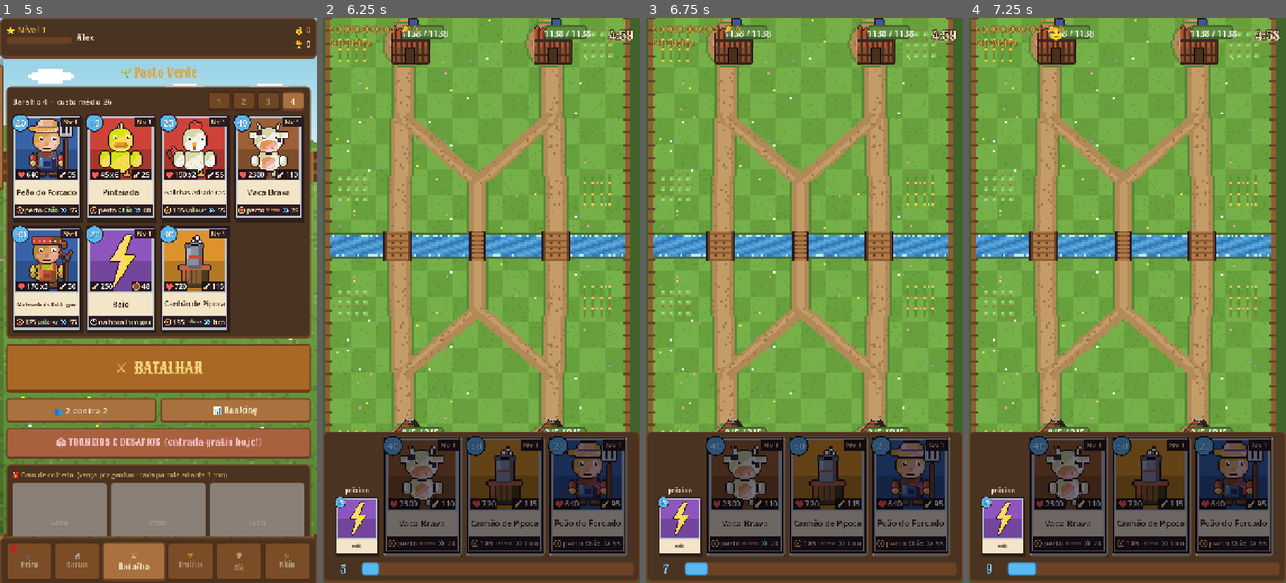
Above: before the commit, frames 1-4 (left to right).
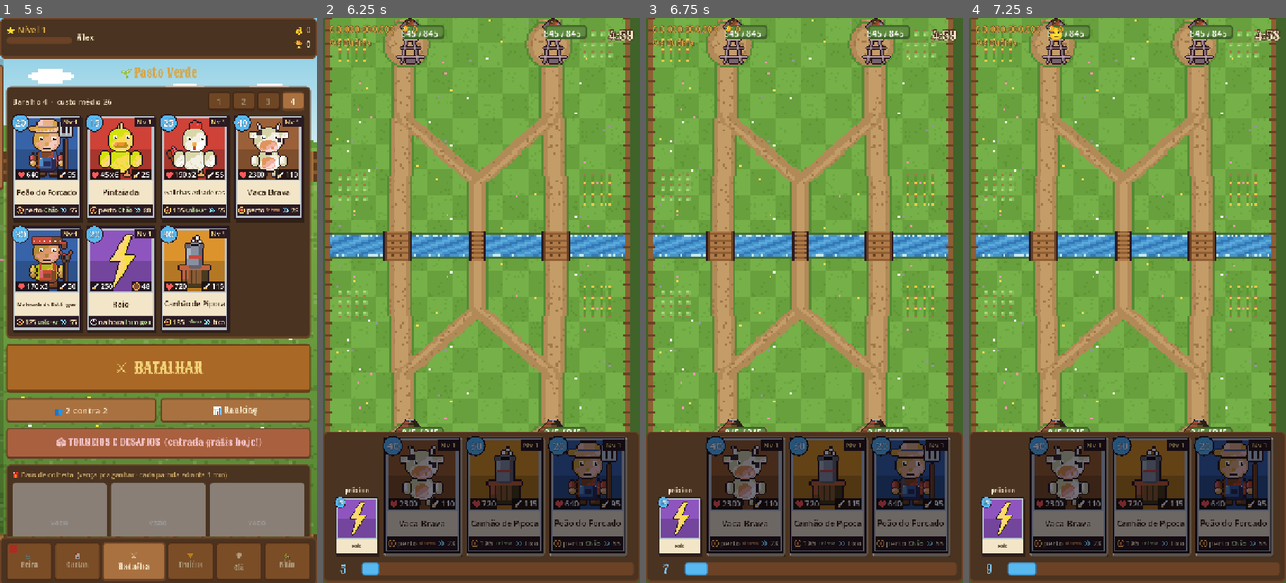
Above: after the commit, the same moments.

Repository: Generadevde/farmarena
Game: Godot game, scene res://Scenes/profile_setup.tscn
The game is run twice, just before and just after one commit, with the same random seed, the same clock (stepped at 60 frames per second) and the same inputs. The engine's default icon, where the game draws it, is replaced by a stand-in: a white triangle on a blue panel in a dark square.
Inputs (mouse positions are in pixels of both pictures, inside the frame that each line leads up to):
- Up to frame 1 (5 s): click (158, 345) at 0.52 s; type "Alex" at 0.6 s; click "Criar e jogar" at 1.25 s; click "1" at 2 s; click "2" at 2.75 s; click "3" at 3.5 s; click "4" at 4.25 s
- Up to frame 2 (6.25 s): click "⚔ BATALHAR" at 5 s; tap Enter at 5.75 s; move the mouse to (551, 272) at 5.77 s; click (551, 272) at 5.92 s
- Up to frame 3 (6.75 s): drag from (680, 526) to (734, 453) at 6.52 s
- Up to frame 4 (7.25 s): no input

Frame 1 is identical in both runs. In frame 2, 1.4% of the frame differs, in the area x 21-85%, y 0-9%; in frame 3, 1.4%; in frame 4, 1.4%.

Commit message:
Bots recomeçam do zero (uma vez) e bot gerado no meio da tabela nasce com histórico
Co-Authored-By: Claude Fable 5.2 <noreply@anthropic.com>
Claude-Session: https://claude.ai/code/session_01F2c9wwKpd4XWAaAeM55Dzi

Diff:
--- a/AI/bot_learning.gd
+++ b/AI/bot_learning.gd
@@ -934,6 +934,23 @@
 	return changed
 
 
+## bot que nasce no meio da tabela: ganha o histórico de vitórias de quem chegou
+## naquele número de troféus, e com ele as cópias, o ouro e os níveis.
+func seed_history(bot_name: String, trophies: int):
+	get_or_create_profile(bot_name)
+	var data = _load_raw(bot_name)
+	if data.is_empty():
+		return
+	var wins = int(trophies / 12.0)
+	if wins <= 0:
+		return
+	data["total_wins"] = wins
+	data["base_matches_played"] = wins * 2
+	data["copies_v"] = 0
+	_catch_up_copies(data, ArenaManager.get_participant_arena(bot_name))
+	_save_raw(bot_name, data)
+
+
 ## passa por todos os bots uma vez, pra arrumar baralho e torre fora da arena
 func enforce_arena_everywhere():
 	for n in BotSimulator.roster_names:
@@ -1217,7 +1234,7 @@
 		copies[path] = mini(400, int(copies.get(path, 0)) + gained)
 	data["card_copies"] = copies
 	# ouro dos baús que ele teria aberto
-	data["gold"] = int(data.get("gold", 0)) + wins * 30
+	data["gold"] = int(data.get("gold", 0)) + wins * 60
 	for i in 8:
 		_maybe_upgrade_cards(data)
 		_maybe_upgrade_base(data)
--- a/AI/bot_simulator.gd
+++ b/AI/bot_simulator.gd
@@ -108,11 +108,13 @@
 		if abs(ArenaManager.get_trophies(n) - mine) <= RIVAL_RANGE:
 			near += 1
 	var born = 0
+	var newborn: Array = []
 	while near < MIN_RIVALS and extra_bots.size() < MAX_EXTRA_BOTS:
 		var n = _new_bot_name()
 		roster_names.append(n)
 		extra_bots.append(n)
 		ArenaManager.trophies[n] = maxi(0, mine + randi_range(-110, 110))
+		newborn.append(n)
 		near += 1
 		born += 1
 	if born > 0:
@@ -121,7 +123,41 @@
 		if f != null:
 			f.store_string(JSON.stringify(extra_bots))
 		print("BotSimulator: nasceram ", born, " bots novos perto de ", mine, " troféus")
+		# quem nasce já no meio da tabela vem com a "história" de quem chegou até
+		# ali (cartas e torre evoluídas de acordo), pra não ser saco de pancada
+		for nb in newborn:
+			BotLearning.seed_history(str(nb), ArenaManager.get_trophies(str(nb)))
 	return born
+
+
+## ZERA TODOS OS BOTS: troféus, vitórias, cartas, torres e os bots gerados.
+## O jogador não perde nada. Depois disso eles sobem do zero, pela simulação.
+func reset_all_bots():
+	if PlayerProfile.active_profile_id < 0:
+		return
+	var me = PlayerProfile.player_name
+	var dir = DirAccess.open(BotLearning.SAVE_DIR)
+	if dir != null:
+		var prefix = "profile_%d_" % PlayerProfile.active_profile_id
+		for f in dir.get_files():
+			if f.begins_with(prefix):
+				dir.remove(f)
+	if _base_roster.is_empty():
+		_base_roster = roster_names.duplicate()
+	extra_bots = []
+	if FileAccess.file_exists(_extra_path()):
+		DirAccess.remove_absolute(_extra_path())
+	roster_names.assign(_base_roster)
+	for book in [ArenaManager.trophies, Leaderboard.scores, Leaderboard.season_points, Leaderboard.win_streaks, Leaderboard.records]:
+		for k in book.keys():
+			if str(k) != me:
+				book.erase(k)
+	ArenaManager._save()
+	Leaderboard._save()
+	Assembleia._deck_cache_time = -100.0
+	Assembleia._deck_cache = []
+	print("BotSimulator: todos os bots voltaram pro zero")
+	ensure_rivals()
 
 
 func on_profile_loaded():
--- a/Scripts/hub.gd
+++ b/Scripts/hub.gd
@@ -45,6 +45,12 @@
 	_rebuild_all()
 	Safra.sync_profile()
 	Assembleia.sync()
+	if int(Progresso.d.get("bots_reset_v", 0)) < 1:
+		# pedido do jogador: todos os bots recomeçam do zero (uma vez só)
+		Progresso.d["bots_reset_v"] = 1
+		Progresso.d["bots_arena_v"] = 2
+		BotSimulator.reset_all_bots()
+		Progresso.save()
 	if int(Progresso.d.get("bots_arena_v", 0)) < 2:
 		Progresso.d["bots_arena_v"] = 2
 		BotLearning.enforce_arena_everywhere()
